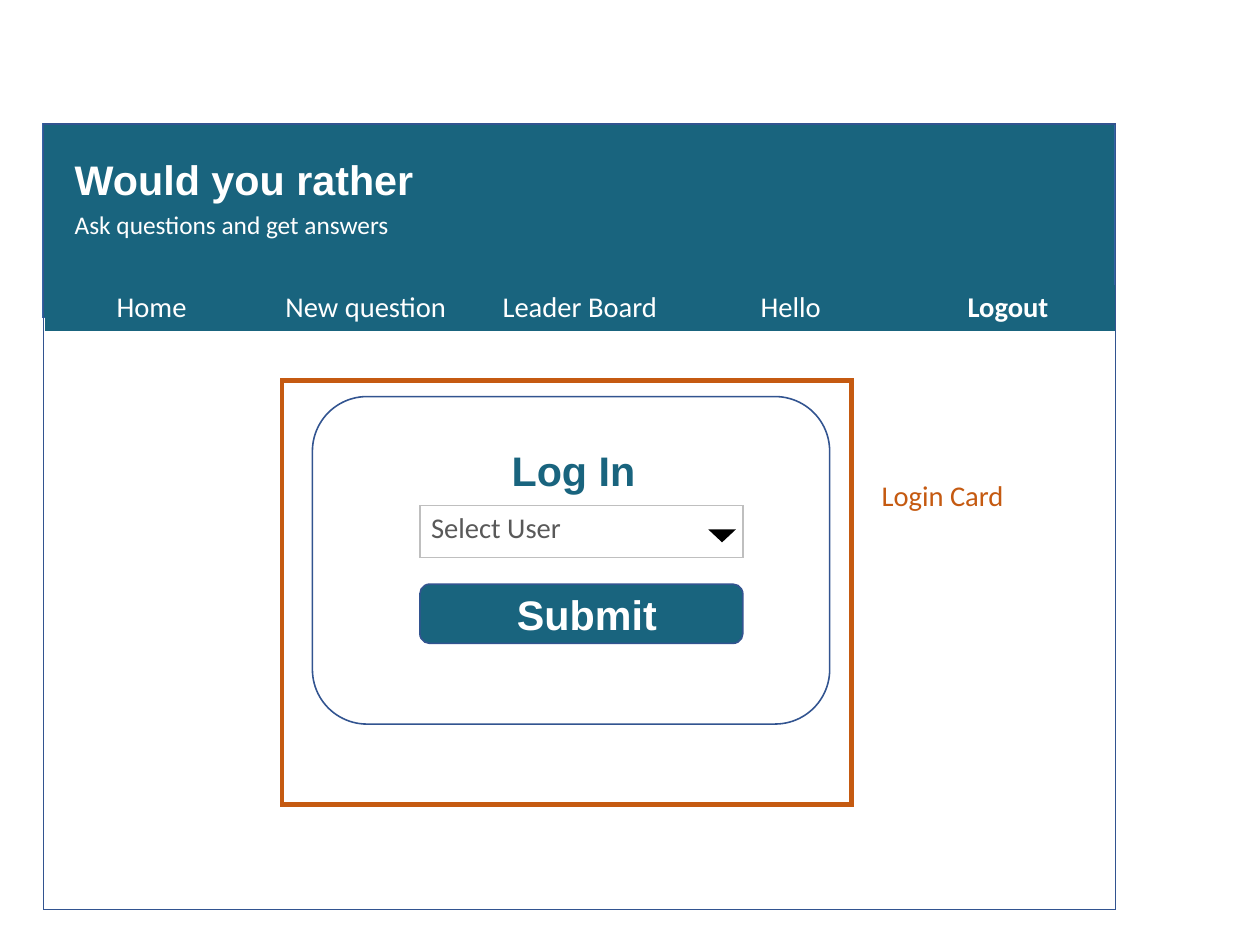
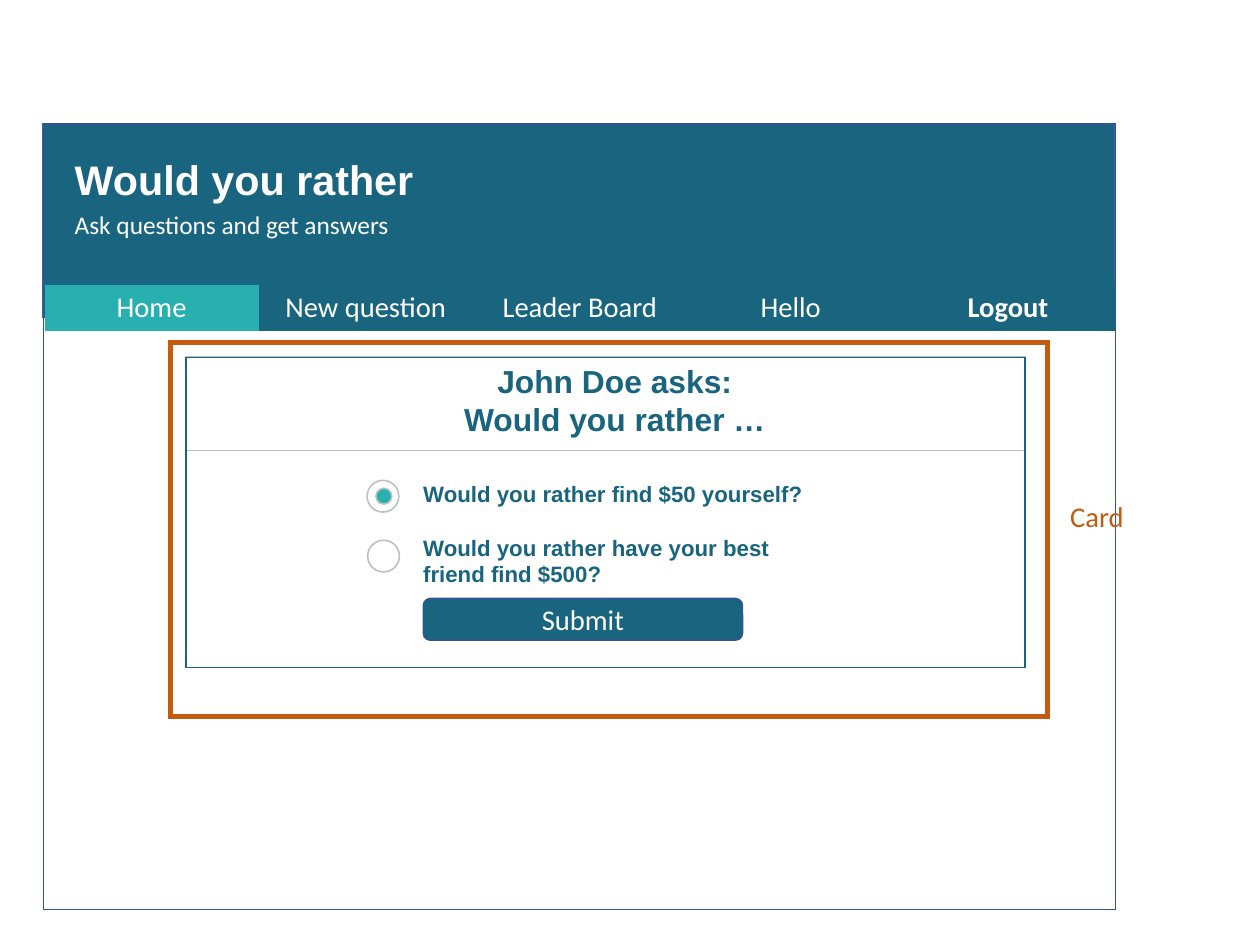
Before and after one commit to gwillig/-would-you-rather, a slide deck: slide 13 of design_architecture_v02.pptx (slide 10 before the commit). Drawn at 1260x945 pixels with LibreOffice and Linux fonts; fonts in the diff are those of the drawing. Boxes give left, top, right and bottom in pixels: in the first picture for what was removed or moved away, otherwise in the second. Text is boxed around its words. In the diff, an @@ line names an element or a change of style, - is before the commit and + after.

```diff
--- a/design_architecture_v02.pptx
+++ b/design_architecture_v02.pptx
@@ table at bbox=[45, 285, 1114, 332] @@
@@ fill #19647E to #28AFB0 in row 1, column 1 @@
@@ rectangle: place and size @@
-rectangle at bbox=[282, 381, 852, 805]
+rectangle at bbox=[170, 343, 1047, 717]
@@ rectangle: place and size @@
-rectangle at bbox=[420, 505, 743, 558]
+rectangle at bbox=[185, 357, 1024, 450]
@@ rectangle added at bbox=[185, 358, 1024, 668], outline #19647E 1 pt @@
@@ text added at bbox=[464, 370, 732, 437], 20 pt, text #19647E, bold @@
+John Doe asks:
+Would you rather …
@@ rounded rectangle removed at bbox=[312, 397, 830, 725] @@
@@ text removed at bbox=[512, 457, 636, 494] @@
-Log In
@@ text at bbox=[1070, 504, 1123, 535]: text changed @@
-Login Card
+Card
@@ text removed at bbox=[431, 518, 561, 538] @@
-Select User
@@ flow chart merge removed at bbox=[709, 529, 736, 542] @@
@@ group added at bbox=[367, 480, 802, 584]: 3 ellipses, 1 text @@
+  Would you rather find $50 yourself?
+  Would you rather have your best friend find $500?
@@ rounded rectangle removed at bbox=[420, 584, 743, 644] @@
@@ rounded rectangle "Submit": place and size @@
-rounded rectangle "Submit" at bbox=[517, 600, 657, 631]
+rounded rectangle "Submit" at bbox=[423, 599, 742, 640]
@@ rounded rectangle "Submit" at bbox=[423, 599, 742, 640]: size 26 to 18 pt, font Arial to Calibri, bold off; alignment left to centre; vertical alignment top to middle; fill none to #19647E; outline none to #325491 1 pt @@
```
Also in this commit, not shown: 3 other slides changed, 1 slide removed, 9 other files.
